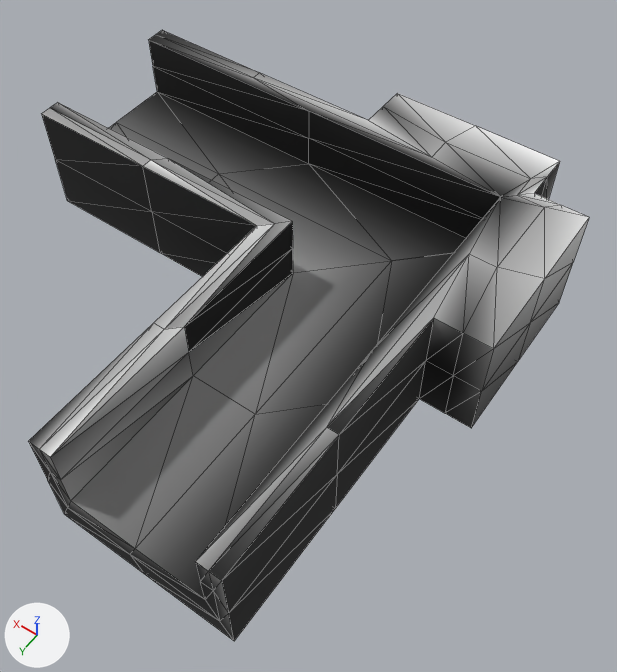
Two versions of the OBJ model resources/shape-12.obj, one commit apart.
Rendered twice from a 50 mm lens placed at (-0.363, 0.7, 0.867), pointed at (0.033, 0.144, -0.006). Lighting does not change. The marker at lower left points along +X, +Y and +Z. Mesh edges are drawn as thin lines. Where no turn or scale is listed for an object, it has been applied to the vertices. Vertices at the same position are counted once.

Objects in the first picture: 'shape-12'.
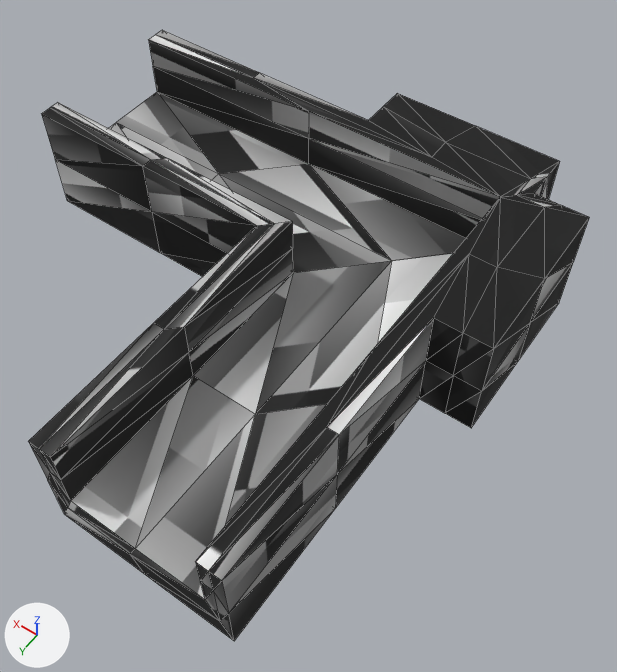
Commit message: better shapes

The edits, one by one:
Picture 'shape-null_tex.png' (img_shape_null_tex_png) is new.
Material 'material_0' (mat_material_0) changes its picture from img_shape_12_tex_png to img_shape_null_tex_png.
me_shape_12 has 154 vertices, 304 faces and spans x -0.2..0.5, y -0.2..0.5, z -0.038..0.125.
me_shape_12 is used by ob_shape_12; location (0.0, 0.0, 0.0).
Part 1, on me_shape_12:
16 faces are deleted.
16 new faces join them.
me_shape_12 part 2: 66 kept faces spanning x -0.125..0.5, y -0.2..0.5, z -0.038..0.125 get new texture (UV) coordinates.

Boxes [x1, y1, x2, y2] around the edits, measured in the pictures (617 x 672 px; the box of a moved part takes in the faces that stretch with it):
'shape-12', surface changed: [28, 30, 589, 634] in both
part 1 of me_shape_12, moved or reshaped: [309, 164, 481, 344] in both
part 2 of me_shape_12, surface changed: [29, 30, 560, 634] in both
